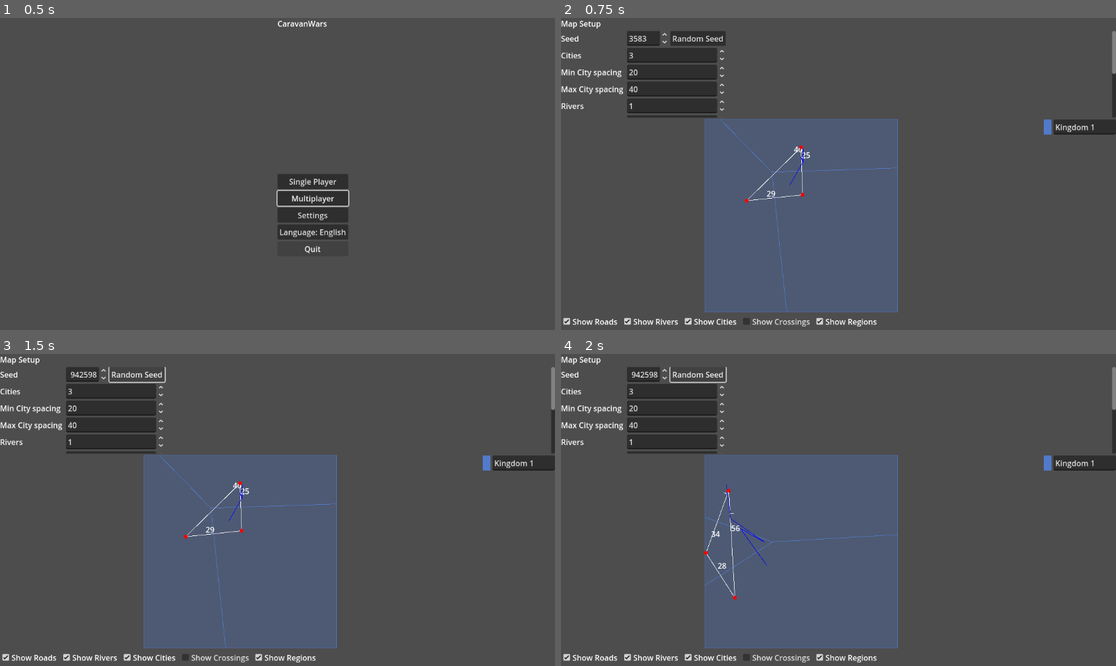
Above: before the commit, frames 1-4 (two rows, left to right).
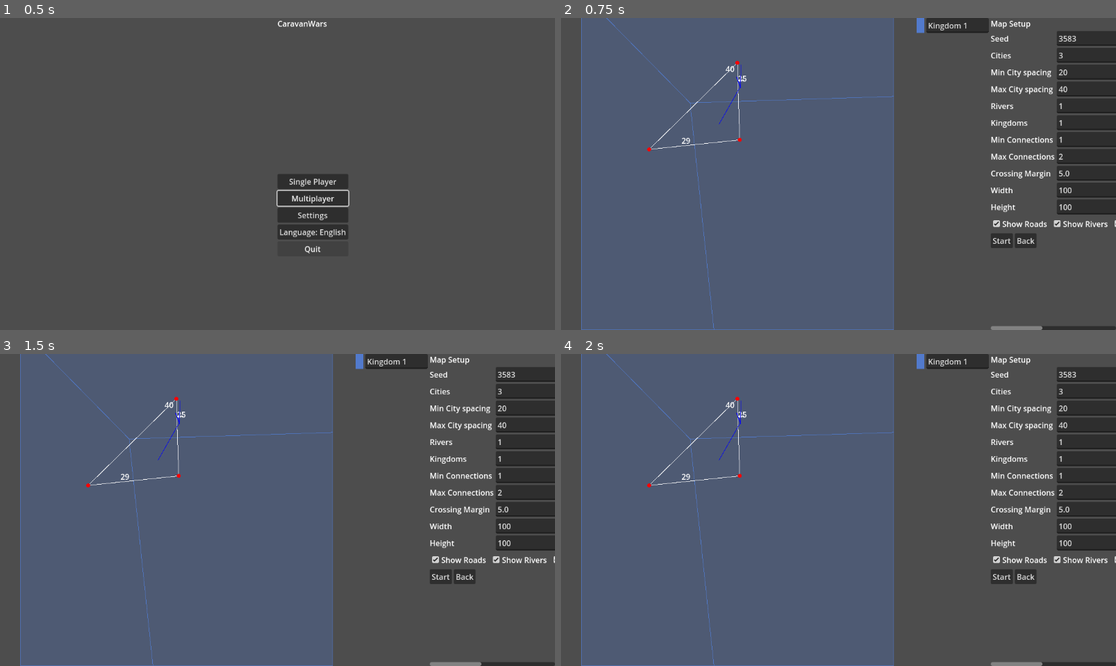
Above: after the commit, the same moments.

Repository: sepa79/CaravanWars
Game: Godot game, scene res://scenes/Main.tscn
Two runs of this game, one before a commit and one after it. Both use one fixed random seed, a clock stepped at 60 frames per second and the inputs below.
Inputs (mouse positions are in pixels of both pictures, inside the frame that each line leads up to):
- Up to frame 1 (0.5 s): no input
- Up to frame 2 (0.75 s): click "Single Player" at 0.5 s
- Up to frame 3 (1.5 s): click (138, 375) at 1.25 s, where only the run before the commit has a clickable "Random Seed"
- Up to frame 4 (2 s): no input

Frame 1 is identical in both runs. In frame 2, 44% of the frame differs, in the area x 0-100%, y 0-100%; in frame 3, 44%; in frame 4, 44%.

Commit message:
Expand map setup controls with side panel

Diff:
--- a/game/ui/MapSetupScreen.gd
+++ b/game/ui/MapSetupScreen.gd
@@ -2,8 +2,8 @@
 
 const MapGeneratorModule = preload("res://map/MapGenerator.gd")
 
-@onready var title_label: Label = $VBox/Title
-@onready var params: GridContainer = $VBox/ParamsScroll/Params
+@onready var title_label: Label = $HBox/ControlsScroll/Controls/Title
+@onready var params: GridContainer = $HBox/ControlsScroll/Controls/Params
 @onready var seed_label: Label = params.get_node("SeedLabel")
 @onready var seed_spin: SpinBox = params.get_node("SeedRow/Seed")
 @onready var random_seed_button: Button = params.get_node("SeedRow/RandomSeed")
@@ -27,16 +27,16 @@
 @onready var width_spin: SpinBox = params.get_node("Width")
 @onready var height_label: Label = params.get_node("HeightLabel")
 @onready var height_spin: SpinBox = params.get_node("Height")
-@onready var map_view: MapView = $VBox/MapRow/MapView
-@onready var kingdom_legend: VBoxContainer = $VBox/MapRow/KingdomLegend
-@onready var show_roads_check: CheckBox = $VBox/Layers/ShowRoads
-@onready var show_rivers_check: CheckBox = $VBox/Layers/ShowRivers
-@onready var show_cities_check: CheckBox = $VBox/Layers/ShowCities
-@onready var show_crossings_check: CheckBox = $VBox/Layers/ShowCrossings
-@onready var show_regions_check: CheckBox = $VBox/Layers/ShowRegions
-@onready var start_button: Button = $VBox/Buttons/Start
-@onready var back_button: Button = $VBox/Buttons/Back
-@onready var main_ui: VBoxContainer = $VBox
+@onready var map_view: MapView = $HBox/MapRow/MapView
+@onready var kingdom_legend: VBoxContainer = $HBox/MapRow/KingdomLegend
+@onready var show_roads_check: CheckBox = $HBox/ControlsScroll/Controls/Layers/ShowRoads
+@onready var show_rivers_check: CheckBox = $HBox/ControlsScroll/Controls/Layers/ShowRivers
+@onready var show_cities_check: CheckBox = $HBox/ControlsScroll/Controls/Layers/ShowCities
+@onready var show_crossings_check: CheckBox = $HBox/ControlsScroll/Controls/Layers/ShowCrossings
+@onready var show_regions_check: CheckBox = $HBox/ControlsScroll/Controls/Layers/ShowRegions
+@onready var start_button: Button = $HBox/ControlsScroll/Controls/Buttons/Start
+@onready var back_button: Button = $HBox/ControlsScroll/Controls/Buttons/Back
+@onready var main_ui: HBoxContainer = $HBox
 @onready var connecting_ui: Control = preload("res://scenes/Connecting.tscn").instantiate()
 
 var debounce_timer: Timer = Timer.new()
--- a/game/ui/MapSetupScreen.tscn
+++ b/game/ui/MapSetupScreen.tscn
@@ -8,149 +8,165 @@
 anchor_bottom = 1.0
 script = ExtResource(1)
 
-[node name="VBox" type="VBoxContainer" parent="."]
+[node name="HBox" type="HBoxContainer" parent="."]
 anchor_right = 1.0
 anchor_bottom = 1.0
 size_flags_horizontal = 3
 size_flags_vertical = 3
 
-[node name="Title" type="Label" parent="VBox"]
-
-[node name="ParamsScroll" type="ScrollContainer" parent="VBox"]
-custom_minimum_size = Vector2(0, 180)
-size_flags_horizontal = 3
-size_flags_vertical = 1
-
-[node name="Params" type="GridContainer" parent="VBox/ParamsScroll"]
-columns = 2
-
-[node name="SeedLabel" type="Label" parent="VBox/ParamsScroll/Params"]
-
-[node name="SeedRow" type="HBoxContainer" parent="VBox/ParamsScroll/Params"]
-
-[node name="Seed" type="SpinBox" parent="VBox/ParamsScroll/Params/SeedRow"]
-min_value = 0.0
-max_value = 1.0e+09
-step = 1.0
-
-[node name="RandomSeed" type="Button" parent="VBox/ParamsScroll/Params/SeedRow"]
-
-[node name="CitiesLabel" type="Label" parent="VBox/ParamsScroll/Params"]
-
-[node name="Cities" type="SpinBox" parent="VBox/ParamsScroll/Params"]
-min_value = 1.0
-max_value = 20.0
-step = 1.0
-value = 3.0
-
-[node name="MinCitySpacingLabel" type="Label" parent="VBox/ParamsScroll/Params"]
-
-[node name="MinCitySpacing" type="SpinBox" parent="VBox/ParamsScroll/Params"]
-min_value = 1.0
-max_value = 100.0
-step = 1.0
-value = 20.0
-
-[node name="MaxCitySpacingLabel" type="Label" parent="VBox/ParamsScroll/Params"]
-
-[node name="MaxCitySpacing" type="SpinBox" parent="VBox/ParamsScroll/Params"]
-min_value = 1.0
-max_value = 100.0
-step = 1.0
-value = 40.0
-
-[node name="RiversLabel" type="Label" parent="VBox/ParamsScroll/Params"]
-
-[node name="Rivers" type="SpinBox" parent="VBox/ParamsScroll/Params"]
-min_value = 0.0
-max_value = 10.0
-step = 1.0
-value = 1.0
-
-[node name="KingdomsLabel" type="Label" parent="VBox/ParamsScroll/Params"]
-
-[node name="Kingdoms" type="SpinBox" parent="VBox/ParamsScroll/Params"]
-min_value = 1.0
-max_value = 20.0
-step = 1.0
-value = 1.0
-
-[node name="MinConnectionsLabel" type="Label" parent="VBox/ParamsScroll/Params"]
-
-[node name="MinConnections" type="SpinBox" parent="VBox/ParamsScroll/Params"]
-min_value = 1.0
-max_value = 10.0
-step = 1.0
-value = 1.0
-
-[node name="MaxConnectionsLabel" type="Label" parent="VBox/ParamsScroll/Params"]
-
-[node name="MaxConnections" type="SpinBox" parent="VBox/ParamsScroll/Params"]
-min_value = 1.0
-max_value = 10.0
-step = 1.0
-value = 3.0
-
-[node name="CrossingMarginLabel" type="Label" parent="VBox/ParamsScroll/Params"]
-
-[node name="CrossingMargin" type="SpinBox" parent="VBox/ParamsScroll/Params"]
-min_value = 0.0
-max_value = 50.0
-step = 0.5
-value = 5.0
-
-[node name="WidthLabel" type="Label" parent="VBox/ParamsScroll/Params"]
-
-[node name="Width" type="SpinBox" parent="VBox/ParamsScroll/Params"]
-min_value = 20.0
-max_value = 500.0
-step = 10.0
-value = 100.0
-
-[node name="HeightLabel" type="Label" parent="VBox/ParamsScroll/Params"]
-
-[node name="Height" type="SpinBox" parent="VBox/ParamsScroll/Params"]
-min_value = 20.0
-max_value = 500.0
-step = 10.0
-value = 100.0
-
-[node name="MapRow" type="HBoxContainer" parent="VBox"]
+[node name="MapRow" type="HBoxContainer" parent="HBox"]
 size_flags_horizontal = 3
 size_flags_vertical = 3
 
-[node name="MapView" type="Control" parent="VBox/MapRow"]
+[node name="MapView" type="Control" parent="HBox/MapRow"]
 custom_minimum_size = Vector2(600, 400)
 size_flags_horizontal = 3
 size_flags_vertical = 3
 script = ExtResource(2)
 
-[node name="KingdomLegend" type="VBoxContainer" parent="VBox/MapRow"]
+[node name="KingdomLegend" type="VBoxContainer" parent="HBox/MapRow"]
 custom_minimum_size = Vector2(150, 0)
 size_flags_horizontal = 1
 size_flags_vertical = 3
 
-[node name="Layers" type="HBoxContainer" parent="VBox"]
+[node name="ControlsScroll" type="ScrollContainer" parent="HBox"]
+custom_minimum_size = Vector2(260, 0)
+size_flags_horizontal = 1
+size_flags_vertical = 3
+
+[node name="Controls" type="VBoxContainer" parent="HBox/ControlsScroll"]
 size_flags_horizontal = 3
 
-[node name="ShowRoads" type="CheckBox" parent="VBox/Layers"]
+[node name="Title" type="Label" parent="HBox/ControlsScroll/Controls"]
+
+[node name="Params" type="GridContainer" parent="HBox/ControlsScroll/Controls"]
+columns = 2
+size_flags_horizontal = 3
+
+[node name="SeedLabel" type="Label" parent="HBox/ControlsScroll/Controls/Params"]
+
+[node name="SeedRow" type="HBoxContainer" parent="HBox/ControlsScroll/Controls/Params"]
+size_flags_horizontal = 3
+
+[node name="Seed" type="SpinBox" parent="HBox/ControlsScroll/Controls/Params/SeedRow"]
+min_value = 0.0
+max_value = 1.0e+09
+step = 1.0
+size_flags_horizontal = 3
+
+[node name="RandomSeed" type="Button" parent="HBox/ControlsScroll/Controls/Params/SeedRow"]
+
+[node name="CitiesLabel" type="Label" parent="HBox/ControlsScroll/Controls/Params"]
+
+[node name="Cities" type="SpinBox" parent="HBox/ControlsScroll/Controls/Params"]
+min_value = 1.0
+max_value = 20.0
+step = 1.0
+value = 3.0
+size_flags_horizontal = 3
+
+[node name="MinCitySpacingLabel" type="Label" parent="HBox/ControlsScroll/Controls/Params"]
+
+[node name="MinCitySpacing" type="SpinBox" parent="HBox/ControlsScroll/Controls/Params"]
+min_value = 1.0
+max_value = 100.0
+step = 1.0
+value = 20.0
+size_flags_horizontal = 3
+
+[node name="MaxCitySpacingLabel" type="Label" parent="HBox/ControlsScroll/Controls/Params"]
+
+[node name="MaxCitySpacing" type="SpinBox" parent="HBox/ControlsScroll/Controls/Params"]
+min_value = 1.0
+max_value = 100.0
+step = 1.0
+value = 40.0
+size_flags_horizontal = 3
+
+[node name="RiversLabel" type="Label" parent="HBox/ControlsScroll/Controls/Params"]
+
+[node name="Rivers" type="SpinBox" parent="HBox/ControlsScroll/Controls/Params"]
+min_value = 0.0
+max_value = 10.0
+step = 1.0
+value = 1.0
+size_flags_horizontal = 3
+
+[node name="KingdomsLabel" type="Label" parent="HBox/ControlsScroll/Controls/Params"]
+
+[node name="Kingdoms" type="SpinBox" parent="HBox/ControlsScroll/Controls/Params"]
+min_value = 1.0
+max_value = 20.0
+step = 1.0
+value = 1.0
+size_flags_horizontal = 3
+
+[node name="MinConnectionsLabel" type="Label" parent="HBox/ControlsScroll/Controls/Params"]
+
+[node name="MinConnections" type="SpinBox" parent="HBox/ControlsScroll/Controls/Params"]
+min_value = 1.0
+max_value = 10.0
+step = 1.0
+value = 1.0
+size_flags_horizontal = 3
+
+[node name="MaxConnectionsLabel" type="Label" parent="HBox/ControlsScroll/Controls/Params"]
+
+[node name="MaxConnections" type="SpinBox" parent="HBox/ControlsScroll/Controls/Params"]
+min_value = 1.0
+max_value = 10.0
+step = 1.0
+value = 3.0
+size_flags_horizontal = 3
+
+[node name="CrossingMarginLabel" type="Label" parent="HBox/ControlsScroll/Controls/Params"]
+
+[node name="CrossingMargin" type="SpinBox" parent="HBox/ControlsScroll/Controls/Params"]
+min_value = 0.0
+max_value = 50.0
+step = 0.5
+value = 5.0
+size_flags_horizontal = 3
+
+[node name="WidthLabel" type="Label" parent="HBox/ControlsScroll/Controls/Params"]
+
+[node name="Width" type="SpinBox" parent="HBox/ControlsScroll/Controls/Params"]
+min_value = 20.0
+max_value = 500.0
+step = 10.0
+value = 100.0
+size_flags_horizontal = 3
+
+[node name="HeightLabel" type="Label" parent="HBox/ControlsScroll/Controls/Params"]
+
+[node name="Height" type="SpinBox" parent="HBox/ControlsScroll/Controls/Params"]
+min_value = 20.0
+max_value = 500.0
+step = 10.0
+value = 100.0
+size_flags_horizontal = 3
+
+[node name="Layers" type="HBoxContainer" parent="HBox/ControlsScroll/Controls"]
+size_flags_horizontal = 3
+
+[node name="ShowRoads" type="CheckBox" parent="HBox/ControlsScroll/Controls/Layers"]
 button_pressed = true
 
-[node name="ShowRivers" type="CheckBox" parent="VBox/Layers"]
+[node name="ShowRivers" type="CheckBox" parent="HBox/ControlsScroll/Controls/Layers"]
 button_pressed = true
 
-[node name="ShowCities" type="CheckBox" parent="VBox/Layers"]
+[node name="ShowCities" type="CheckBox" parent="HBox/ControlsScroll/Controls/Layers"]
 button_pressed = true
 
-[node name="ShowCrossings" type="CheckBox" parent="VBox/Layers"]
+[node name="ShowCrossings" type="CheckBox" parent="HBox/ControlsScroll/Controls/Layers"]
 button_pressed = false
 
-[node name="ShowRegions" type="CheckBox" parent="VBox/Layers"]
+[node name="ShowRegions" type="CheckBox" parent="HBox/ControlsScroll/Controls/Layers"]
 button_pressed = true
 
-[node name="Buttons" type="HBoxContainer" parent="VBox"]
+[node name="Buttons" type="HBoxContainer" parent="HBox/ControlsScroll/Controls"]
 size_flags_horizontal = 3
 
-[node name="Start" type="Button" parent="VBox/Buttons"]
+[node name="Start" type="Button" parent="HBox/ControlsScroll/Controls/Buttons"]
 
-[node name="Back" type="Button" parent="VBox/Buttons"]
+[node name="Back" type="Button" parent="HBox/ControlsScroll/Controls/Buttons"]
